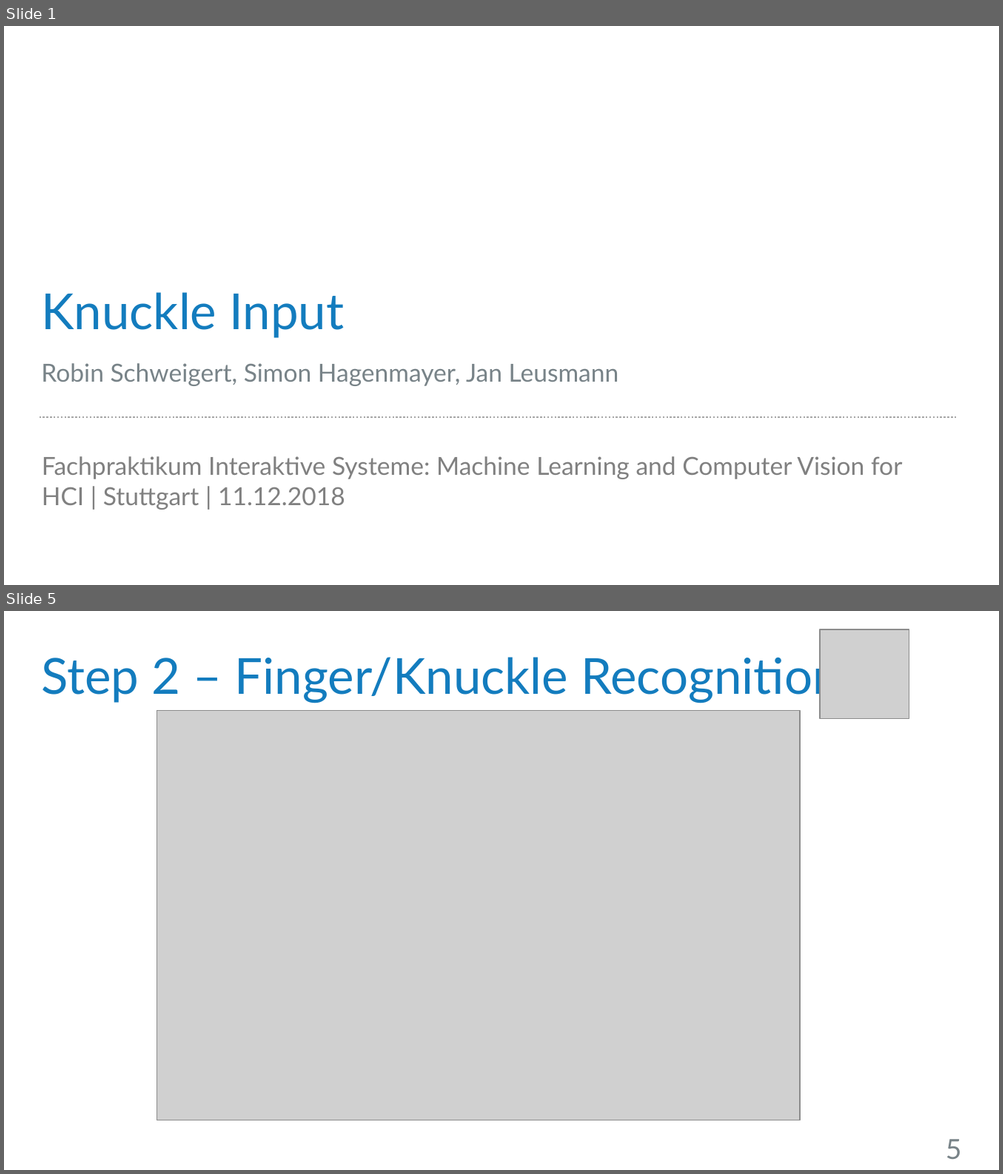
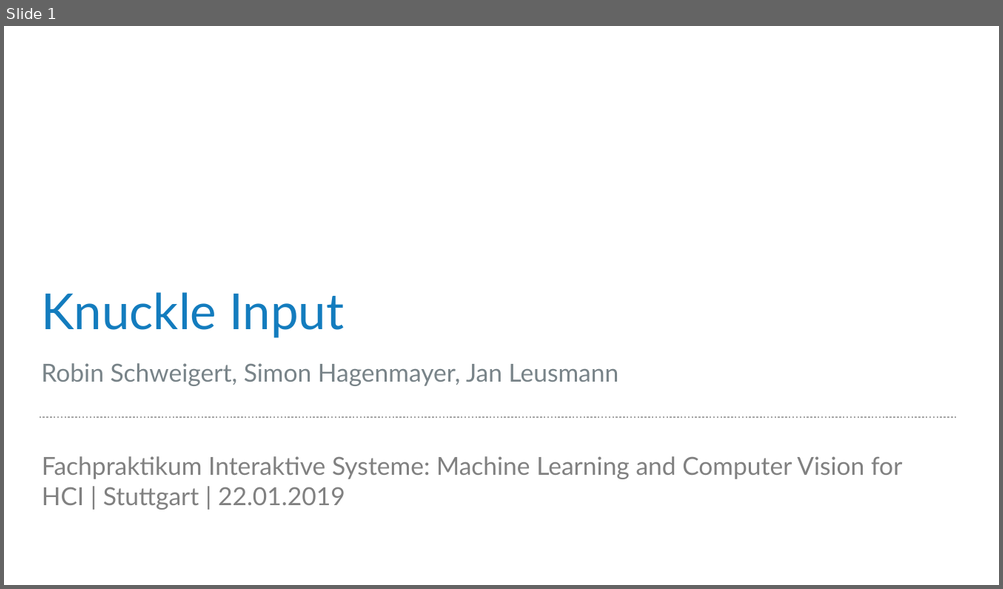
Before and after one commit to robsch94/FaPraKnuckleInput, a slide deck: Presentations/InterimPresentation.pptx. Shown one above the other, each under a label of ours: slides 1 and 5 before the commit, slide 1 after it; the slides between them are not shown. The pictures are 1003x1174 and 1003x589 pixels, drawn with LibreOffice and Linux fonts; fonts in the diff are those of the drawing; grey boxes stand for pictures; background and template pictures are left out. Boxes give left, top, right and bottom in pixels: in the first picture for what was removed or moved away, otherwise in the second. Text is boxed around its words. In the diff, an @@ line names an element or a change of style, - is before the commit and + after.

```diff
--- a/Presentations/InterimPresentation.pptx
+++ b/Presentations/InterimPresentation.pptx
@@ slide 5 removed at (4,611,999,1170), background #FFFFFF @@
@@ picture removed at (819,630,908,718) @@
@@ title removed at (41,651,839,703) @@
-Step 2 – Finger/Knuckle Recognition
@@ picture removed at (157,710,800,1120) @@
@@ page number removed at (945,1139,962,1159) @@
-5
@@ slide 1 changed as well @@
@@ text at (42,457,902,510): text changed @@
-Fachpraktikum Interaktive Systeme: Machine Learning and Computer Vision for HCI | Stuttgart | 11.12.2018
+Fachpraktikum Interaktive Systeme: Machine Learning and Computer Vision for HCI | Stuttgart | 22.01.2019
```
Also in this commit, not shown: 9 other slides removed, 1 other file.
